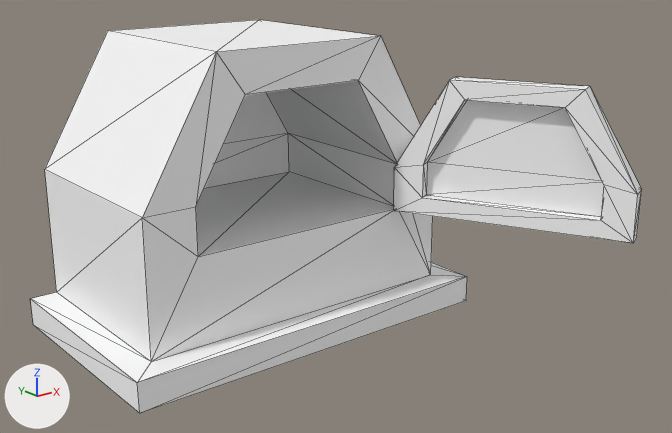
Before and after pictures for a commit that changed the glTF model assets/synty/simple_fantasy_interiors/models/SM_Prop_Furnace_01.glb.
The view is the same before and after, from a 50 mm lens placed at (-0.0294, -0.062, 0.0374), pointed at (0.021, 0.001, 0.0122). Arrows for +X, +Y and +Z are at lower left; the lights stay in place. Mesh edges are drawn as thin lines.

Objects in the first picture: 'SM_Prop_Furnace_01'.
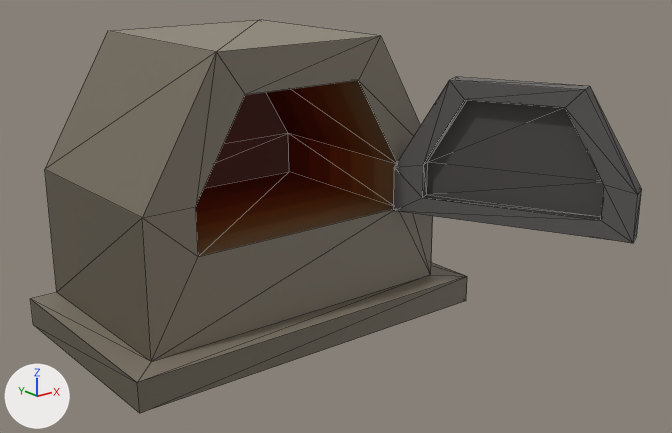
Boxes (x1, y1, x2, y2) around the edits, measured in the pictures (672 x 433 px):
```json
{"object": "SM_Prop_Furnace_01", "change": "surface changed", "before": [31, 20, 641, 413], "after": [31, 20, 641, 413]}
```

Scene script edits in JSON lines:
```json
{"op": "add", "block": "img_simplefantasyinteriorstexture", "code": ["img_simplefantasyinteriorstexture = load_image('SimpleFantasyInteriorsTexture', '_unpacked/SimpleFantasyInteriorsTexture', 1024, 1024, 'sRGB')"]}
{"op": "remove", "block": "mat_lambert1", "code": "mat_lambert1.base_color = (1.0, 1.0, 1.0)  # white #ffffff"}
{"op": "add", "block": "mat_lambert1", "code": "mat_lambert1.texture = img_simplefantasyinteriorstexture"}
```
